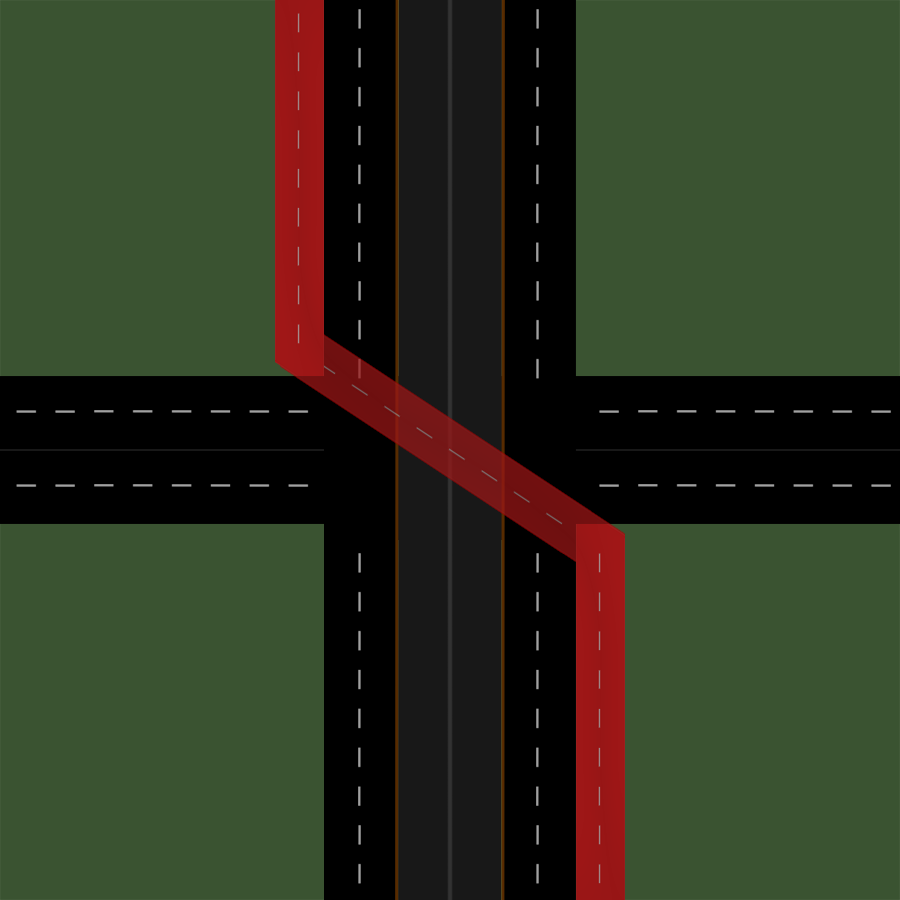
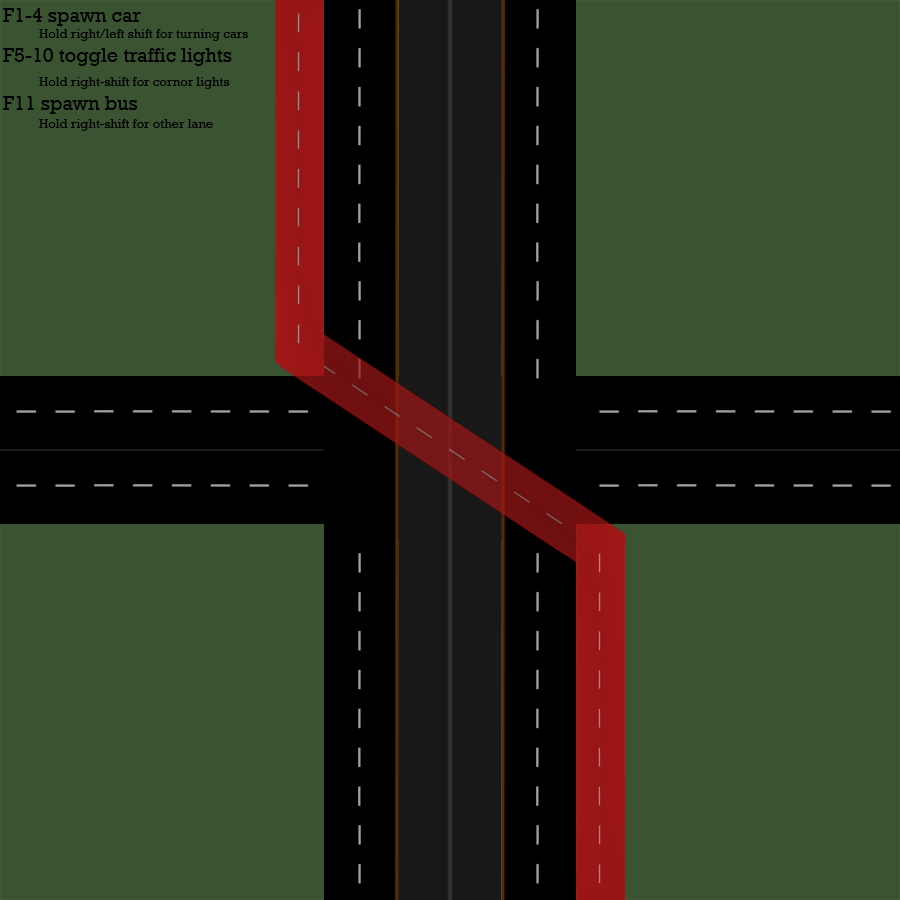
Layered file, before and after one edit (900x900). Changes by layer:
added group "Text" with 3 layers above "Bike" over 3, 8, 248, 131
added layer "F1-4 spawn car Hold right/left shift for turning cars F5-10 to" in group "Text" over 3, 8, 248, 131
